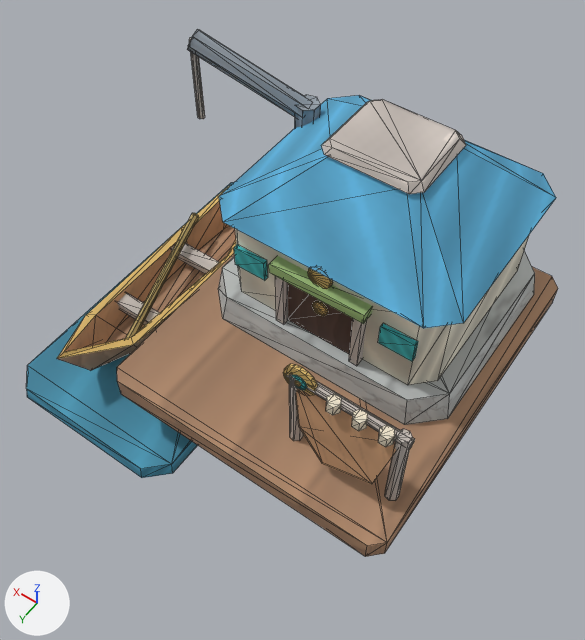
An edit to the glTF model Assets/GodSim/Art/Models/Buildings/Saurian/Food/bld_saurian_fishing_hut_future_v0.glb, drawn before and after from the same camera.
Rendered twice from a 50 mm camera at (-0.624, 0.87, 1.504) aimed at (-0.051, 0.068, 0.244). The lights are fixed; the arrows at lower left show +X, +Y and +Z. The first picture is the older version. Mesh edges are drawn as thin lines. Vertices at exactly the same position are counted once.

In view in the first picture: 'LOD0'.
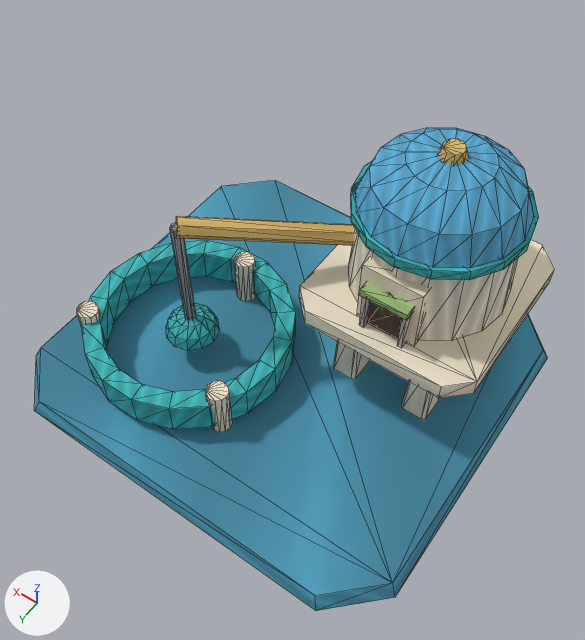
Where the change shows, as pixel boxes (x1, y1, x2, y2) in the pictures (585 x 640 px; the box of a moved part takes in the faces that stretch with it):
'LOD0', reshaped (9% shorter): before (26, 29, 558, 557); after (34, 128, 555, 611)
part 1 of me_lod0, moved or reshaped: before (349, 319, 367, 366); after (357, 256, 432, 346)
part 2 of me_lod0, moved or reshaped: before (269, 256, 373, 324); after (359, 282, 415, 321)
part 3 of me_lod0, moved or reshaped: before (378, 323, 418, 361); after (397, 316, 411, 348)
part 4 of me_lod0, moved or reshaped: before (288, 283, 353, 354); after (367, 293, 402, 339)
part 5 of me_lod0, moved or reshaped: before (275, 276, 288, 324); after (359, 298, 370, 327)
part 6 of me_lod0, added: after (170, 222, 196, 319)
part 7 of me_lod0, rebuilt: before (218, 251, 535, 425); after (299, 240, 555, 398)
part 8 of me_lod0, rebuilt (47% narrower, 40% shorter): before (219, 95, 556, 328); after (356, 128, 534, 268)
part 9 of me_lod0, rebuilt: before (235, 229, 530, 385); after (349, 229, 518, 341)
part 10 of me_lod0, rebuilt: before (26, 182, 234, 478); after (34, 180, 548, 611)
part 11 of me_lod0, deleted: before (117, 29, 415, 501)
part 12 of me_lod0, cut back: before (57, 185, 558, 557); after (77, 241, 439, 432)
part 13 of me_lod0, cut back: before (322, 99, 466, 194); after (176, 139, 539, 280)

Diff of the bpy script that builds the scene:
```diff
--- a/Assets/GodSim/Art/Models/Buildings/Saurian/Food/bld_saurian_fishing_hut_future_v0.glb.py
+++ b/Assets/GodSim/Art/Models/Buildings/Saurian/Food/bld_saurian_fishing_hut_future_v0.glb.py
@@ me_lod0 @@
 # used by ob_lod0; location = (0.0, 0.0, 0.0)
-me_lod0.from_pydata(...)  # 537 vertices, 821 faces; spans x -0.435..0.452, y -0.4..0.425, z 0.0..0.621
+me_lod0.from_pydata(...)  # 505 vertices, 792 faces; spans x -0.475..0.475, y -0.44..0.44, z 0.0..0.594
+# me_lod0 part 1: the loose piece of 8 vertices spanning x -0.218..-0.2, y 0.072..0.096, z 0.257..0.397 is scaled about its middle by (7.01, 2.13, 1.04), then moved by (-0.008, -0.115, 0.003)
+# me_lod0 part 2: the loose piece of 8 vertices spanning x -0.226..-0.024, y 0.069..0.103, z 0.399..0.422 is scaled about its middle by (0.507, 1, 0.673), then moved by (-0.092, -0.083, -0.05)
+# me_lod0 part 3: the loose piece of 8 vertices spanning x -0.32..-0.25, y 0.076..0.087, z 0.345..0.392 is scaled about its middle by (0.133, 2.18, 2.01), then moved by (0.025, -0.081, -0.064)
+# me_lod0 part 4: the loose piece of 5 vertices spanning x -0.201..-0.049, y 0.082, z 0.257..0.43 is scaled about its middle by (0.507, 1, 0.673), then moved by (-0.093, -0.083, -0.028)
+# me_lod0 part 5: the loose piece of 8 vertices spanning x -0.05..-0.032, y 0.072..0.096, z 0.257..0.397 is scaled about its middle by (0.507, 1, 0.673), then moved by (-0.134, -0.083, -0.022)
+# me_lod0 part 6: a new loose piece, a 7-sided cylinder along z spanning x 0.169..0.192, y 0.108..0.132, z 0.115..0.41, in mat_godsim_buildings
+# me_lod0 part 7: the loose piece of 16 vertices spanning x -0.4..0.15, y -0.376..0.116, z 0.191..0.257 is rebuilt with 16 vertices and now spans x -0.417..-0.018, y -0.39..0.045, z 0.219..0.257
+# me_lod0 part 8: the loose piece of 16 vertices spanning x -0.38..0.13, y -0.357..0.097, z 0.461..0.584 is rebuilt with 49 vertices and now spans x -0.381..-0.054, y -0.338..-0.012, z 0.464..0.583
+# me_lod0 part 9: the loose piece of 16 vertices spanning x -0.357..0.107, y -0.337..0.077, z 0.257..0.461 is rebuilt with 32 vertices and now spans x -0.382..-0.052, y -0.34..-0.01, z 0.257..0.442
+# me_lod0 part 10: the loose piece of 16 vertices spanning x 0.027..0.452, y -0.4..0.425, z 0.0..0.029 is rebuilt with 16 vertices and now spans x -0.475..0.475, y -0.44..0.44, z 0.0..0.029
+# me_lod0 part 11: 24 loose pieces with 358 vertices, spanning x -0.41..0.38, y -0.338..0.298, z 0.0..0.621, are deleted
+# me_lod0 part 12: 62 vertices removed from x -0.435..0.4, y -0.385..0.375, z 0.022..0.191; 245 vertices added at x -0.335..0.415, y -0.335..0.347, z 0.029..0.219
+# me_lod0 part 13: 16 vertices removed from x -0.227..-0.023, y -0.221..-0.039, z 0.584..0.597; 64 vertices added at x -0.389..0.195, y -0.347..0.136, z 0.314..0.594
+# other edits to the shape of me_lod0 do not show in these pictures
 me_lod0.materials.append(mat_godsim_buildings)
```
